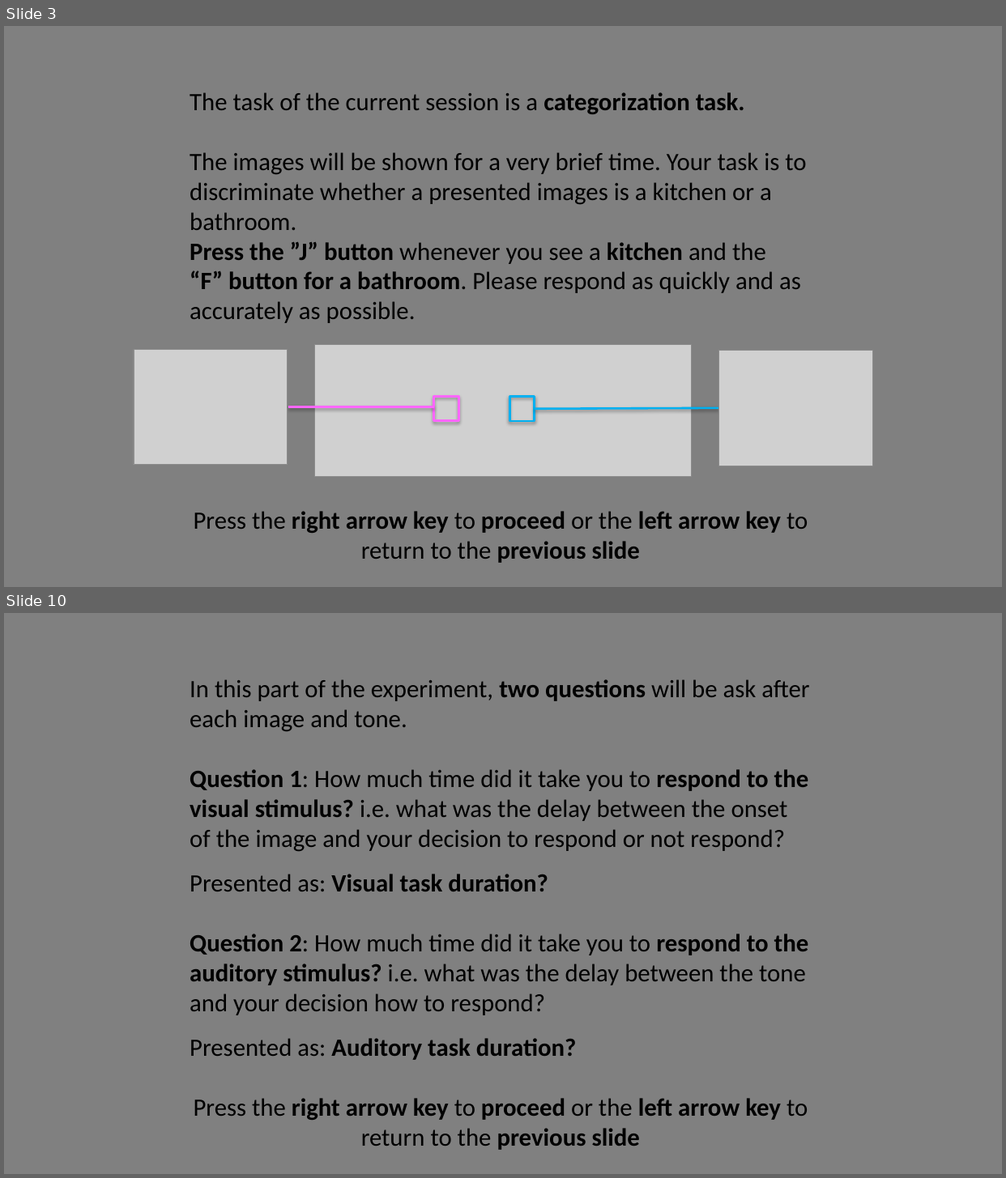
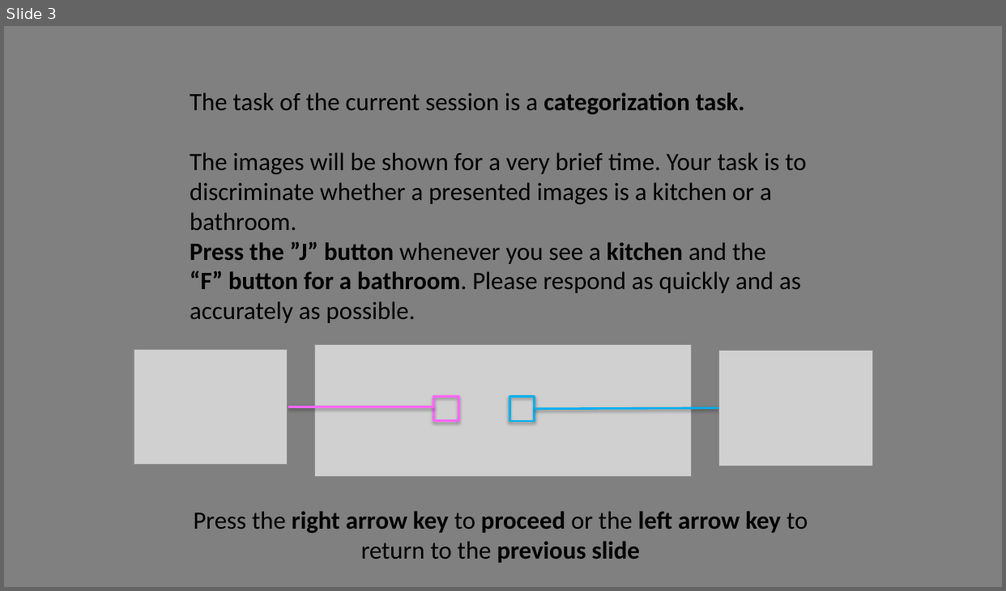
Before and after one commit to michaengeser/pep_wp4, a slide deck: instructions/Instructions.pptx. Shown one above the other, each under a label of ours: slides 3 and 10 before the commit, slide 3 after it; the slides between them are not shown. The pictures are 1006x1178 and 1006x591 pixels, drawn with LibreOffice and Linux fonts; fonts in the diff are those of the drawing; grey boxes stand for pictures. Boxes give left, top, right and bottom in pixels: in the first picture for what was removed or moved away, otherwise in the second. Text is boxed around its words. In the diff, an @@ line names an element or a change of style, - is before the commit and + after.

```diff
--- a/instructions/Instructions.pptx
+++ b/instructions/Instructions.pptx
@@ slide 10 removed at (4,613,1002,1174), background #808080 @@
@@ text removed at (189,679,809,1150) @@
-In this part of the experiment, two questions will be ask after each image and tone.
-Question 1: How much time did it take you to respond to the visual stimulus? i.e. what was the delay between the onset of the image and your decision to respond or not respond?
-Presented as: Visual task duration?
-Question 2: How much time did it take you to respond to the auditory stimulus? i.e. what was the delay between the tone and your decision how to respond?
-Presented as: Auditory task duration?
-Press the right arrow key to proceed or the left arrow key to return to the previous slide
```
Also in this commit, not shown: 2 slides changed, 4 slides added, 6 other slides removed, 14 other files.
